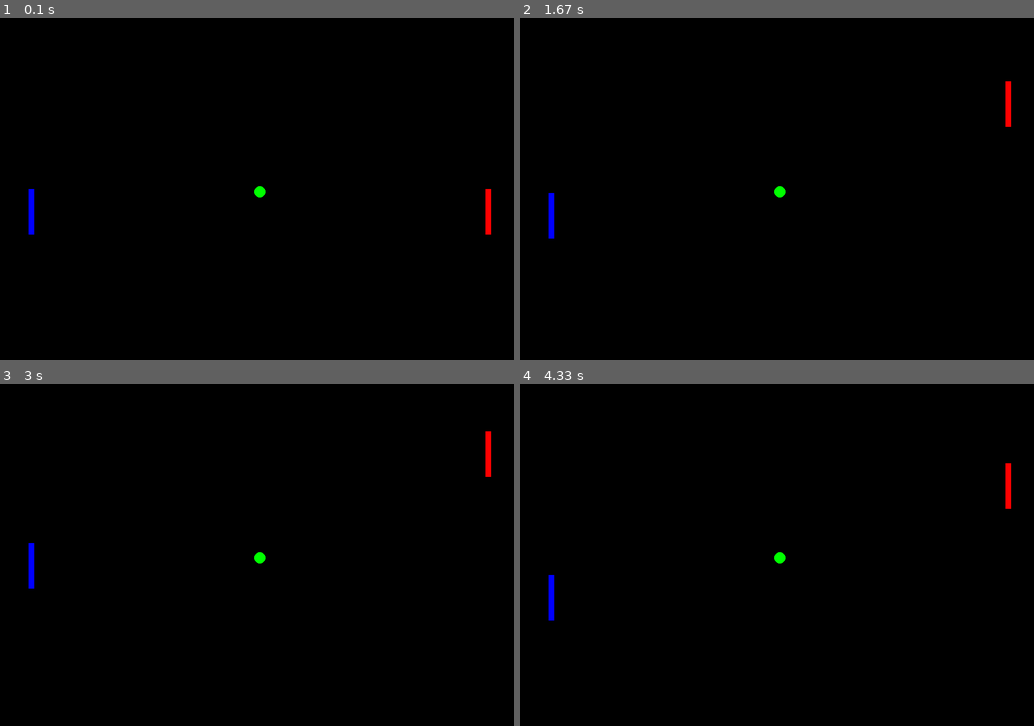
Above: before the commit, frames 1-4 (two rows, left to right).
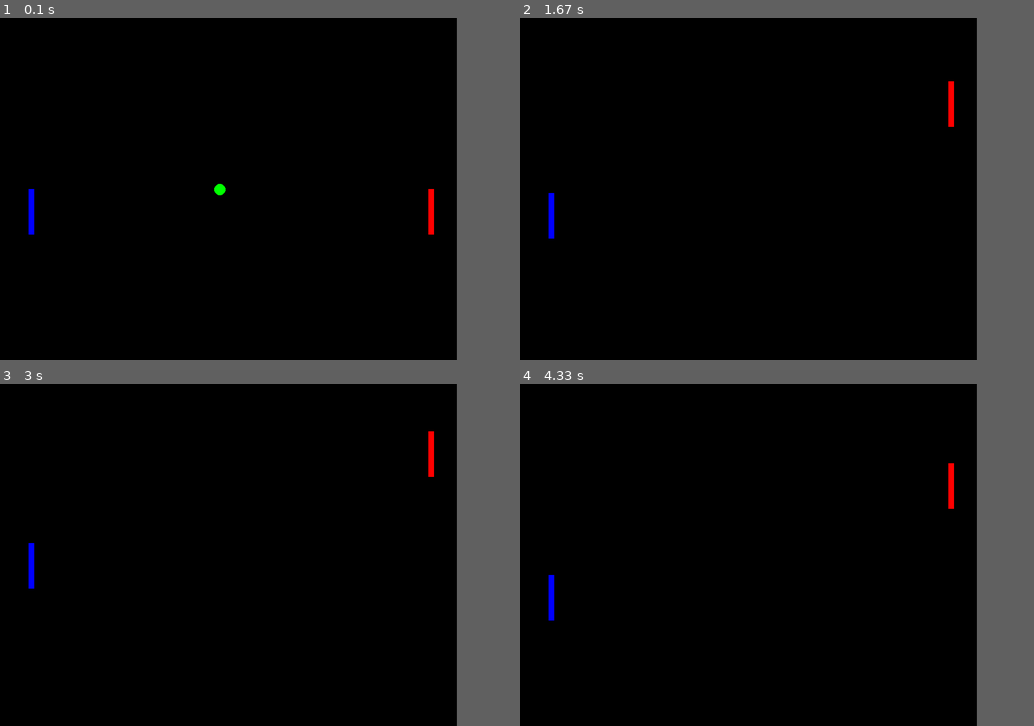
Above: after the commit, the same moments.

Repository: cwrlcarl/pygame-mini-games
Game: pygame game, started from pong-game/src/main.py
Two runs of this game, one before a commit and one after it. Both use one fixed random seed, a clock stepped at 60 frames per second and the inputs below.
Inputs:
- Up to frame 1 (0.1 s): no input
- Up to frame 2 (1.67 s): hold Up 0.33-0.8 s; hold Down 0.83-1.13 s; hold S 0.83-1.13 s; hold Up 1.17-1.53 s; hold W 1.17-1.53 s; hold Down from 1.57 s (still down); hold S from 1.57 s (still down)
- Up to frame 3 (3 s): release Down at 1.93 s; release S at 1.93 s; hold Up 1.97-2.27 s; hold W 1.97-2.27 s; hold Down 2.3-2.6 s; hold S 2.3-2.6 s; hold Up from 2.63 s (still down); hold W from 2.63 s (still down)
- Up to frame 4 (4.33 s): release Up at 3 s; release W at 3 s; hold Down 3.03-3.4 s; hold S 3.03-3.4 s; hold Up 3.43-3.73 s; hold W 3.43-3.73 s; hold Down 3.77-4.07 s; hold S 3.77-4.07 s; hold Up from 4.1 s (still down); hold W from 4.1 s (still down)
In our replay, the window is 900x600 before the commit and 800x600 after it. These sizes can differ from the game's own. Grey fills any space a smaller window leaves; there, only what the larger window draws over its background counts as a difference.

The runs differ from the first frame. In frame 1, 0.4% of the frame differs, in the area x 41-96%, y 48-64%; in frame 2, 0.4%; in frame 3, 0.4%; in frame 4, 0.4%.

Commit message:
Handle collision detection

Diff:
--- a/pong-game/src/main.py
+++ b/pong-game/src/main.py
@@ -1,6 +1,7 @@
 import pygame
+import random
 
-SCREEN_WIDTH, SCREEN_HEIGHT = 900, 600
+SCREEN_WIDTH, SCREEN_HEIGHT = 800, 600
 FPS = 60
 
 class Game:
@@ -24,6 +25,16 @@
     def update(self):
         self.paddle1.update_paddle1()
         self.paddle2.update_paddle2()
+        self.ball.update()
+
+    def handle_collisions(self):
+        if (self.ball.rect.colliderect(self.paddle1.rect) or
+                self.ball.rect.colliderect(self.paddle2.rect)):
+            self.ball.dx *= -1
+
+        if (self.ball.rect.top == 0 or
+                self.ball.rect.bottom == SCREEN_HEIGHT):
+            self.ball.dy *= -1
 
     def events(self):
         for event in pygame.event.get():
@@ -35,6 +46,7 @@
             self.clock.tick(FPS)
             self.draw()
             self.update()
+            self.handle_collisions()
             self.events()
 
 
@@ -67,10 +79,12 @@
     def __init__(self, x, y):
         self.radius = 10
         self.rect = pygame.Rect(x, y, self.radius, self.radius)
-        self.speed = 7
+        self.dx = random.choice([-5, 5])
+        self.dy = random.choice([-1, 1])
 
     def update(self):
-        pass
+        self.rect.x += self.dx
+        self.rect.y += self.dy
 
     def draw(self, screen):
         pygame.draw.circle(screen, (0, 255, 0), self.rect.center, self.radius)
